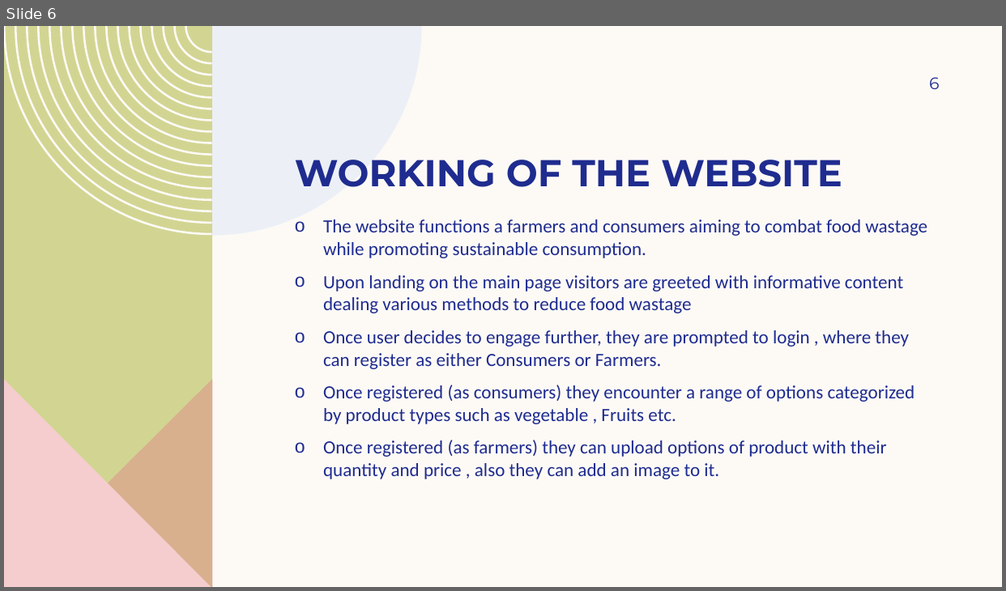
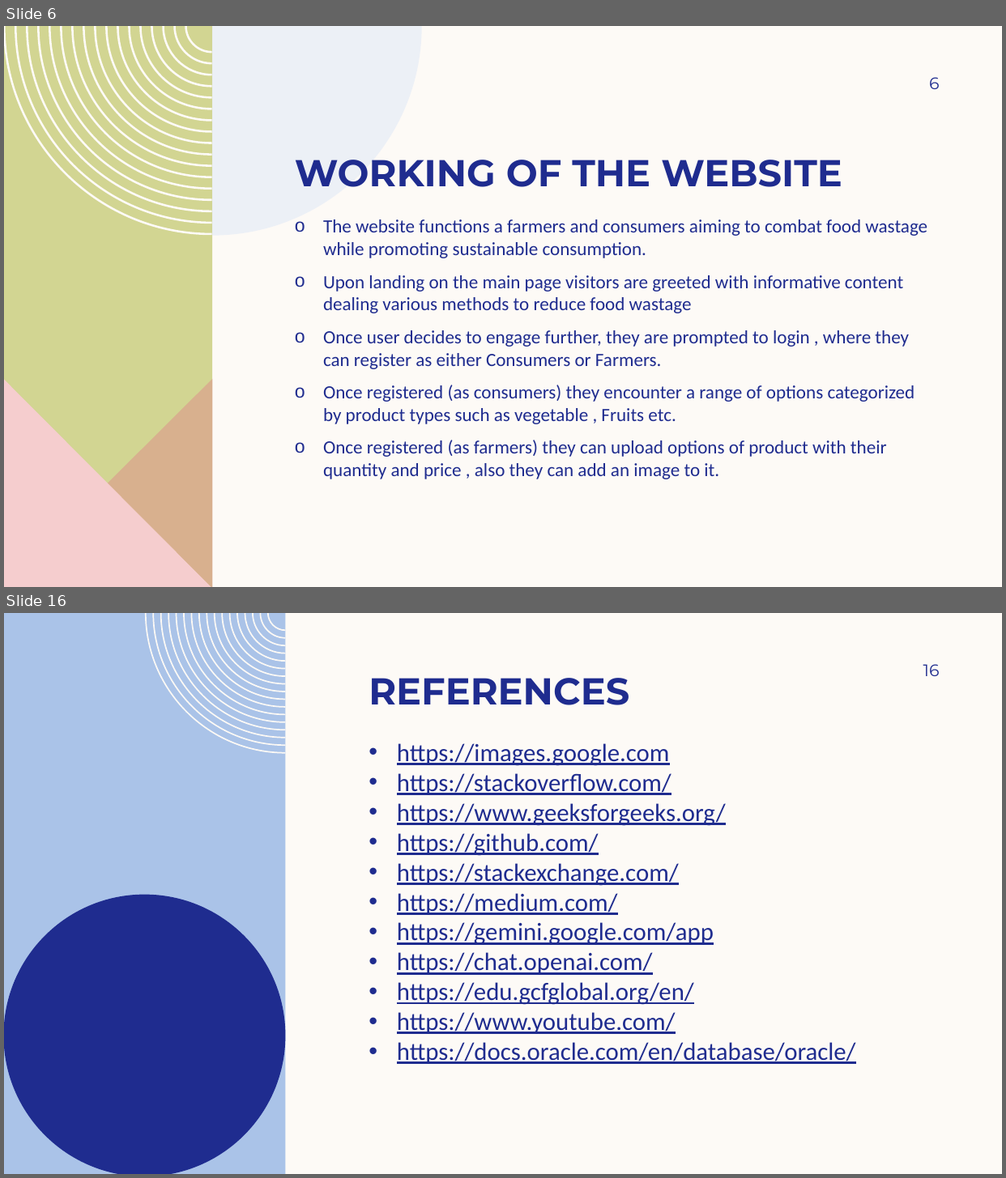
Before and after one commit to srr17/HackathonACMNEXUS, a slide deck: CROP LINK.pptx. Shown one above the other, each under a label of ours: slide 6 before the commit, slides 6 and 16 after it; the slides between them are not shown. The pictures are 1006x591 and 1006x1178 pixels, drawn with LibreOffice and Linux fonts; fonts in the diff are those of the drawing; background and template pictures are left out. Boxes give left, top, right and bottom in pixels: in the first picture for what was removed or moved away, otherwise in the second. Text is boxed around its words. In the diff, an @@ line names an element or a change of style, - is before the commit and + after.

```diff
--- a/CROP LINK.pptx
+++ b/CROP LINK.pptx
@@ slide 16 added at (4,613,1002,1174), background #FDFAF6 @@
@@ freeform shape added at (4,613,286,1174), fill #AAC3E8 @@
@@ freeform shape added at (145,613,286,754), fill #FDFAF6 @@
@@ title added at (368,678,629,705), 36 pt, text #1F2C8F, bold @@
+REFERENCES
@@ page number added at (923,664,940,676), 16 pt, text #1F2C8F @@
+16
@@ text added at (397,743,856,1064), 24 pt, text #1F2C8F, underline @@
+• https://images.google.com
+• https://stackoverflow.com/
+• https://www.geeksforgeeks.org/
+• https://github.com/
+• https://stackexchange.com/
+• https://medium.com/
+• https://gemini.google.com/app
+• https://chat.openai.com/
+• https://edu.gcfglobal.org/en/
+• https://www.youtube.com/
+• https://docs.oracle.com/en/database/oracle/
@@ freeform shape added at (4,895,286,1174), fill #1F2C8F @@
```
Also in this commit, not shown: 4 slides changed, 8 other slides added, 6 slides removed.
